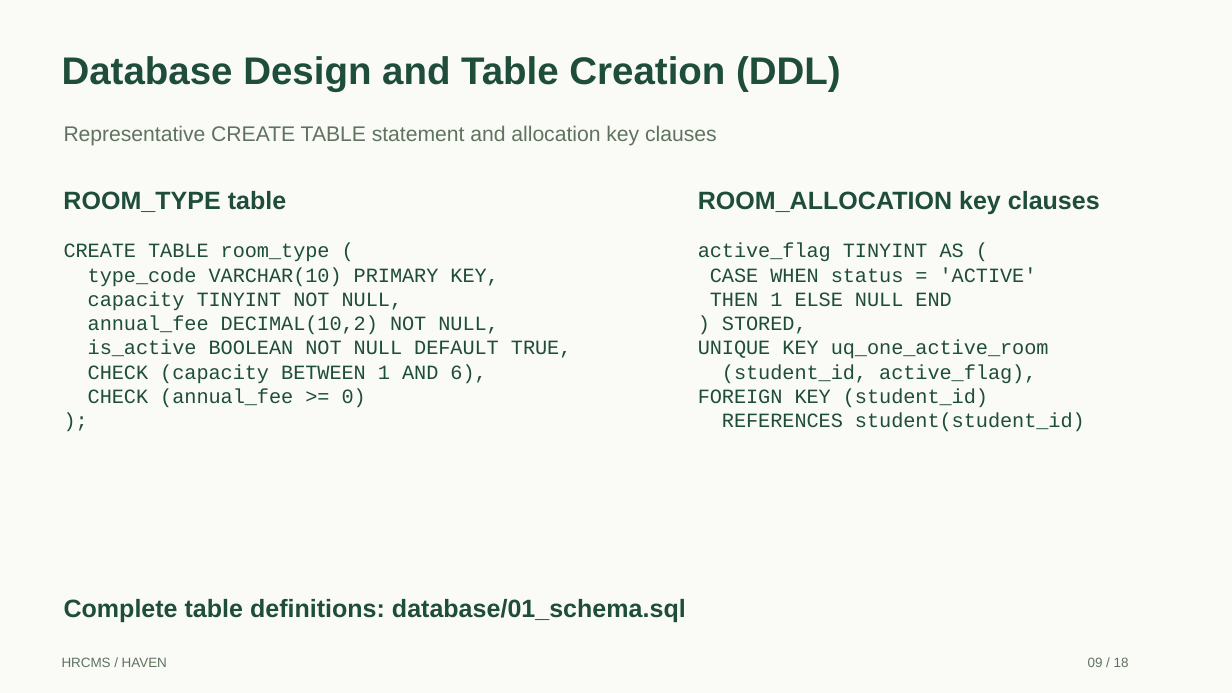
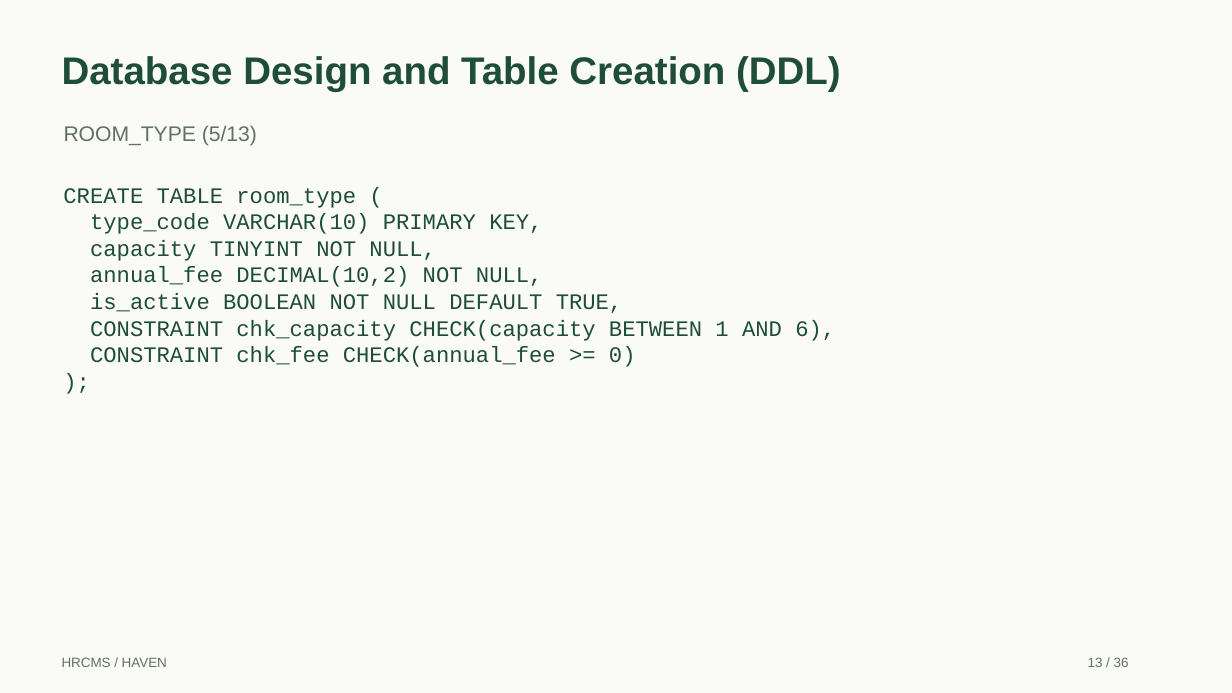
Before and after one commit to S-Nishaanth/hrcms, a slide deck: slide 13 of output/presentation/HRCMS_Review_Presentation.pptx (slide 9 before the commit). Drawn at 1232x693 pixels with LibreOffice and Linux fonts; fonts in the diff are those of the drawing. Boxes give left, top, right and bottom in pixels: in the first picture for what was removed or moved away, otherwise in the second. Text is boxed around its words. In the diff, an @@ line names an element or a change of style, - is before the commit and + after.

Commit message:
Expand review DDL to all tables and add linked sample DML

```diff
--- a/output/presentation/HRCMS_Review_Presentation.pptx
+++ b/output/presentation/HRCMS_Review_Presentation.pptx
@@ text at (64,125,257,146): text changed @@
-Representative CREATE TABLE statement and allocation key clauses
+ROOM_TYPE (5/13)
@@ text at (63,188,623,313): size 15.8 to 17.2 pt in "CREATE TABLE room_type (", "type_code VARCHAR(10) PRIMARY KEY,", "capacity TINYINT NOT NULL,", "annual_fee DECIMAL(10,2) NOT NULL," and 2 more places @@
@@ text "CREATE TABLE room_type (": place and size @@
-text "CREATE TABLE room_type (" at (64,243,572,408)
+text "CREATE TABLE room_type (" at (63,188,835,367)
@@ text removed at (63,191,286,212) @@
-ROOM_TYPE table
@@ text removed at (698,191,1100,214) @@
-ROOM_ALLOCATION key clauses
@@ text removed at (698,243,1085,432) @@
-active_flag TINYINT AS (
-CASE WHEN status = 'ACTIVE'
-THEN 1 ELSE NULL END
-) STORED,
-UNIQUE KEY uq_one_active_room
-(student_id, active_flag),
-FOREIGN KEY (student_id)
-REFERENCES student(student_id)
@@ text at (90,320,835,367): text changed; size 15.8 to 17.2 pt @@
-CHECK (capacity BETWEEN 1 AND 6),
-CHECK (annual_fee >= 0)
+CONSTRAINT chk_capacity CHECK(capacity BETWEEN 1 AND 6),
+CONSTRAINT chk_fee CHECK(annual_fee >= 0)
@@ text removed at (64,599,686,623) @@
-Complete table definitions: database/01_schema.sql
@@ text at (1088,657,1129,667): text changed @@
-09 / 18
+13 / 36
```
Also in this commit, not shown: 16 other slides changed, 19 slides added, 1 slide removed, 6 other files.
